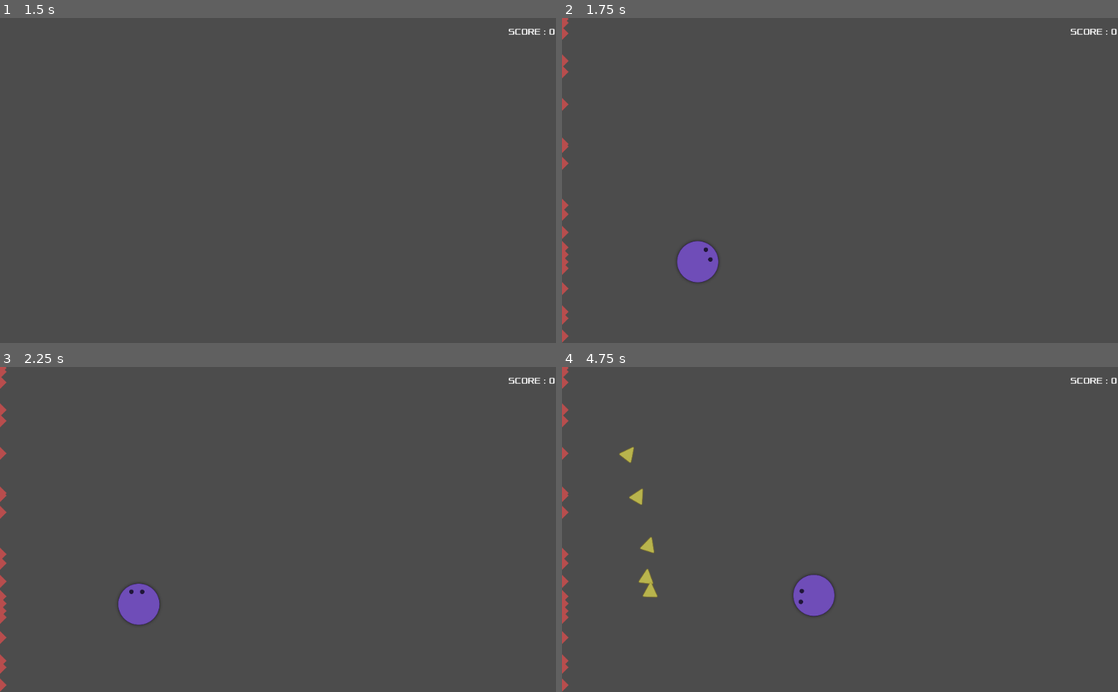
Above: before the commit, frames 1-4 (two rows, left to right).
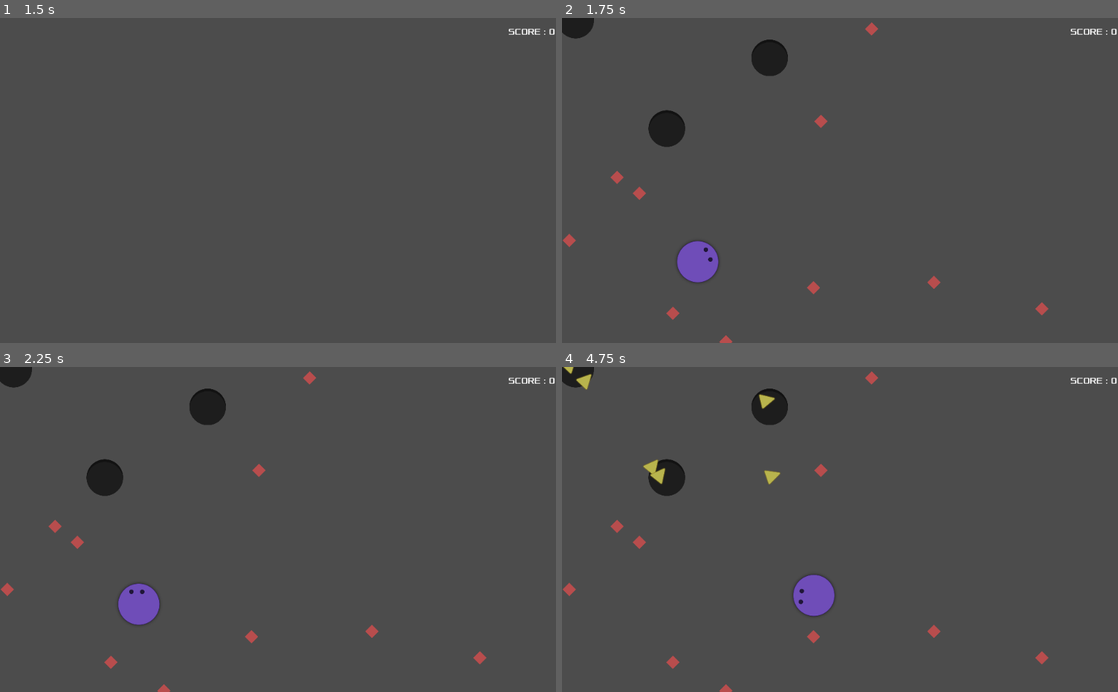
Above: after the commit, the same moments.

Repository: oxscar93/juego-godot-1
Game: Godot game, scene res://Main.tscn
Same seed, same stepped clock (60 frames per second), same inputs: the game is played once before the commit and once after it.
Inputs (mouse positions are in pixels of both pictures, inside the frame that each line leads up to):
- Up to frame 1 (1.5 s): click "Start" at 0.5 s; tap Enter at 1.25 s; move the mouse to (400, 164) at 1.27 s; hold Space (ui_select) from 1.28 s (still down)
- Up to frame 2 (1.75 s): keep holding Space (ui_select)
- Up to frame 3 (2.25 s): move the mouse to (166, 545) at 2.02 s; release Space (ui_select) at 2.03 s; click (166, 545) at 2.1 s
- Up to frame 4 (4.75 s): tap Space (ui_select) at 2.27, 2.3, 2.57, 3.77, 3.8, 4.07 s; move the mouse to (895, 458) at 2.77 s; hold Space (ui_select) 2.78-3.53 s; move the mouse to (812, 594) at 3.52 s; click (812, 594) at 3.6 s; move the mouse to (1006, 578) at 4.27 s; hold Space (ui_select) from 4.28 s (still down)

Frame 1 is identical in both runs. In frame 2, 2.4% of the frame differs, in the area x 0-88%, y 0-100%; in frame 3, 2.4%; in frame 4, 2.9%.

Commit message:
agujeros y refactors

Diff:
--- a/Circle.gd
+++ b/Circle.gd
@@ -1,4 +1,6 @@
 extends KinematicBody2D
+
+signal onPlayerDefeated
 
 enum State {NORMAL, DASH} #Refactorizar a state pattern
 
@@ -11,6 +13,12 @@
 func _ready():
 	hide()
 
+func start(pos):
+	position = pos
+	target = position
+	show()
+	$CollisionShape2D.disabled = false
+
 func _input(event):
 	if event.is_action_pressed('click') and currentState != State.DASH:
 		target = get_global_mouse_position()
@@ -18,15 +26,6 @@
 	if event.is_action_pressed('ui_select'):
 		currentState = State.DASH
 		$DashTimer.start()
-
-func start(pos):
-	position = pos
-	target = position
-	show()
-	$CollisionShape2D.disabled = false
-
-func hidePlayer():
-	hide()
 
 func _physics_process(delta):
 	velocity = (target - position).normalized() * speed
@@ -39,6 +38,9 @@
 	elif (currentState == State.DASH):
 		move_and_slide((target - position).normalized() * speed * 3)
 
+func kill():
+	emit_signal('onPlayerDefeated')
+	hide()
 
 func _on_DashTimer_timeout():
 	currentState = State.NORMAL
--- /dev/null
+++ b/Hole.gd
@@ -0,0 +1,18 @@
+extends Area2D
+
+var triangle_template = preload("res://Triangle.tscn")
+
+func _ready():
+	pass
+
+func createTriangle():
+	var player = get_parent().get_node("Circle")
+	var triangle:KinematicBody2D = triangle_template.instance()
+
+	triangle.global_position = $Sprite/SpritePosition.global_position
+	triangle.setPlayer(player)
+
+	get_parent().add_child(triangle)
+
+func _on_TriangleTimer_timeout():
+	createTriangle()
--- a/Hole.tscn
+++ b/Hole.tscn
@@ -1,8 +1,23 @@
-[gd_scene load_steps=2 format=2]
+[gd_scene load_steps=4 format=2]
 
 [ext_resource path="res://assets/slice33x.png" type="Texture" id=1]
+[ext_resource path="res://Triangle.tscn" type="PackedScene" id=2]
+[ext_resource path="res://Hole.gd" type="Script" id=3]
 
-[node name="Area2D" type="Area2D"]
+[node name="Hole" type="Area2D" groups=[
+"holes",
+]]
+script = ExtResource( 3 )
 
 [node name="Sprite" type="Sprite" parent="."]
+scale = Vector2( 0.25, 0.25 )
 texture = ExtResource( 1 )
+
+[node name="SpritePosition" type="Position2D" parent="Sprite"]
+
+[node name="Triangle" parent="Sprite/SpritePosition" instance=ExtResource( 2 )]
+
+[node name="TriangleTimer" type="Timer" parent="."]
+wait_time = 1.5
+autostart = true
+[connection signal="timeout" from="TriangleTimer" to="." method="_on_TriangleTimer_timeout"]
--- a/Main.gd
+++ b/Main.gd
@@ -3,13 +3,15 @@
 var target = Vector2()
 var velocity = Vector2()
 var diamond = preload("res://Diamond.tscn")
-var triangle = preload("res://Triangle.tscn")
-var diamondCount = 20
-var triangleCount = 5
-# Called when the node enters the scene tree for the first time.
+var hole = preload("res://Hole.tscn")
+var diamondCount = 10
+var holeCount = 3
+var screenSize = Vector2()
+
 func _ready():
+	screenSize = get_viewport().get_visible_rect().size
 	randomize()
-# Called every frame. 'delta' is the elapsed time since the previous frame.
+
 func _process(delta):
 	pass
 
@@ -17,7 +19,6 @@
 	$StartTimer.start()
 
 func game_over():
-	$TriangleTimer.stop()
 	$DiamondTimer.stop()
 	$HUD.show_game_over()
 
@@ -27,7 +28,7 @@
 	_initializeDiamonds()
 
 func _on_TriangleTimer_timeout():
-	_initializeEnemies()
+	_initializeHoles()
 
 func _initializePlayer():
 	$Circle.start($StartPosition.position)
@@ -36,22 +37,19 @@
 	for i in range(diamondCount):
 		var new_diamond = diamond.instance()
 
-		new_diamond.global_position.x = rand_range(0, 1000)
-		new_diamond.global_position.y = rand_range(0, 600)
+		new_diamond.global_position = _getRandomPosition()
 
 		new_diamond.connect("onDiamondRecolected", self, "_onDiamond_Recolected")
 
 		add_child(new_diamond)
 
-func _initializeEnemies():
-	for i in range(triangleCount):
-		var new_triangle = triangle.instance()
+func _initializeHoles():
+	for i in range(holeCount):
+		var new_hole = hole.instance()
 
-		new_triangle.global_position.x = rand_range(0, 1000)
-		new_triangle.global_position.y = rand_range(0, 600)
+		new_hole.global_position = _getRandomPosition()
 
-		new_triangle.connect("onPlayerDefeated", self, "game_over")
-		add_child(new_triangle)
+		add_child(new_hole)
 
 func _onDiamond_Recolected():
 	$HUD.updateScore()
@@ -59,15 +57,16 @@
 func _on_StartTimer_timeout():
 	_initializePlayer()
 	_initializeDiamonds()
-	#$DiamondTimer.start() implementar bonus de diamonds
+	_initializeHoles()
 
-	#Setear un tiempo de espera antes de iniciar los enemigos
-	yield(get_tree().create_timer(1), "timeout")
-
-	_initializeEnemies()
-	$TriangleTimer.start()
+	$DiamondTimer.start()
 
 func _clearGame():
-	$Circle.hidePlayer()
+	$Circle.hide()
+
 	get_tree().call_group("triangles", "queue_free")
 	get_tree().call_group("diamonds", "queue_free")
+	get_tree().call_group("holes", "queue_free")
+
+func _getRandomPosition():
+	return Vector2(rand_range(0, screenSize.x), rand_range(0, screenSize.y))
--- a/Main.tscn
+++ b/Main.tscn
@@ -10,11 +10,7 @@
 [node name="Circle" parent="." instance=ExtResource( 1 )]
 
 [node name="DiamondTimer" type="Timer" parent="."]
-wait_time = 0.25
-one_shot = true
-
-[node name="TriangleTimer" type="Timer" parent="."]
-wait_time = 5.0
+wait_time = 10.0
 
 [node name="HUD" parent="." instance=ExtResource( 2 )]
 
@@ -23,7 +19,7 @@
 
 [node name="StartPosition" type="Position2D" parent="."]
 position = Vector2( 250, 450 )
+[connection signal="onPlayerDefeated" from="Circle" to="." method="game_over"]
 [connection signal="timeout" from="DiamondTimer" to="." method="_on_DiamondTimer_timeout"]
-[connection signal="timeout" from="TriangleTimer" to="." method="_on_TriangleTimer_timeout"]
 [connection signal="newGame" from="HUD" to="." method="_new_game"]
 [connection signal="timeout" from="StartTimer" to="." method="_on_StartTimer_timeout"]
--- a/Triangle.gd
+++ b/Triangle.gd
@@ -3,31 +3,36 @@
 signal onPlayerDefeated
 
 var speed = 75
-
+var currentPlayer = null
 # Called when the node enters the scene tree for the first time.
 func _ready():
+	hide()
 	$TriangleLifetime.start(rand_range(4, 6)) # Replace with function body.
 
 # Called every frame. 'delta' is the elapsed time since the previous frame.
 func _process(delta):
-	var playerPosition = get_parent().get_node("Circle").position
+	if (currentPlayer == null):
+		return
 
+	var playerPosition = currentPlayer.position
 	if (playerPosition != null):
 		var velocity = (playerPosition - position).normalized() * speed
 
 		look_at(playerPosition)
 		if (playerPosition).length() > 5:
+			show()
 			move_and_slide(velocity)
 			_handleCollision()
 
+func setPlayer(player):
+	currentPlayer = player
 
 func _handleCollision():
 	for i in get_slide_count():
 		var collision = get_slide_collision(i)
 
 		if (collision.collider.name == "Circle"):
-			emit_signal("onPlayerDefeated")
-
+			collision.collider.kill()
 
 func _on_TriangleLifetime_timeout():
 	queue_free() # Replace with function body.
